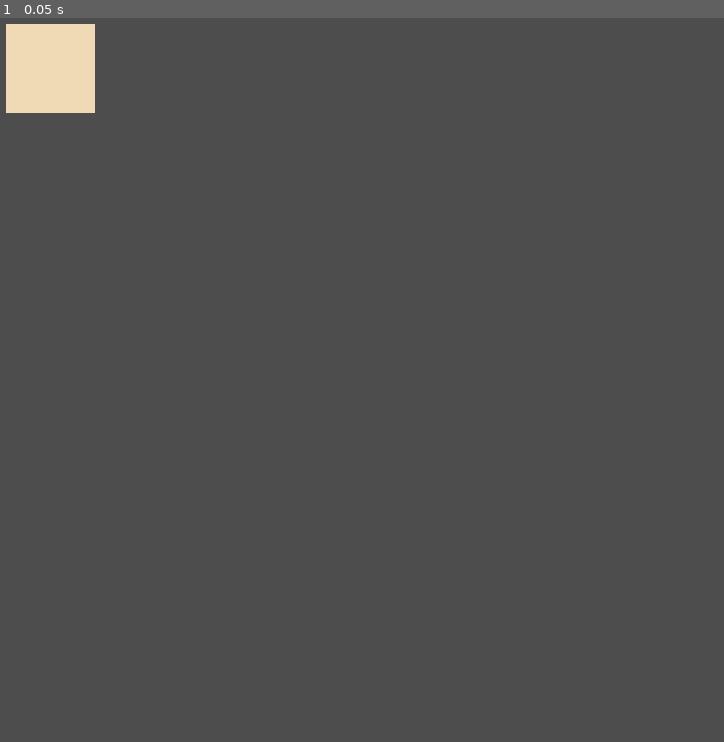
Above: before the commit, frame 1.
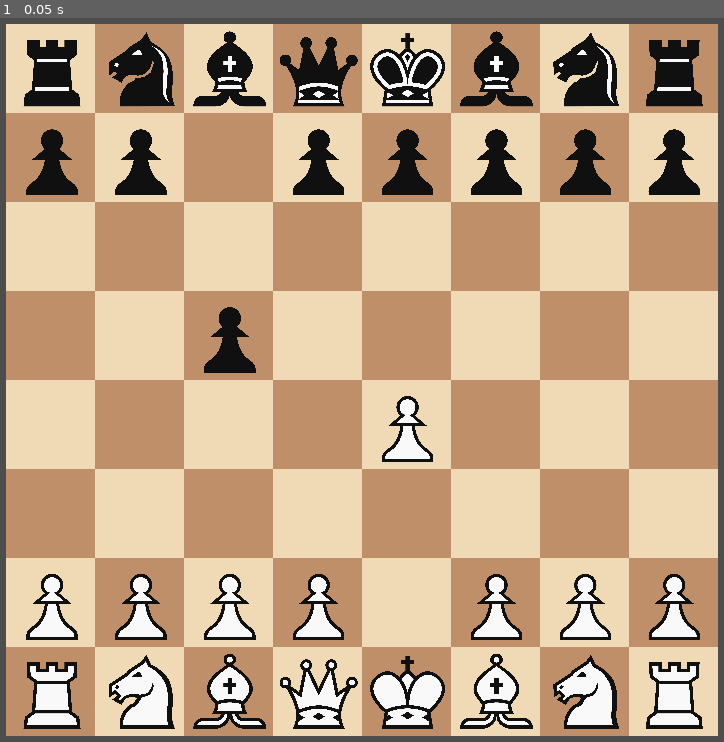
Above: after the commit, the same moment.

Repository: imaducklol/chess
Game: Godot game, scene res://main.tscn
Same seed, same stepped clock (60 frames per second), same inputs: the game is played once before the commit and once after it.
Inputs:
- Up to frame 1 (0.05 s): no input

The runs differ from the first frame. In frame 1, 96% of the frame differs, in the area x 0-100%, y 0-100%.
Error before the commit: Parse Error: Not all code paths return a value. (res://scripts/board.gd:89)

Commit message:
Display changes

Diff:
--- a/scripts/board.gd
+++ b/scripts/board.gd
@@ -14,96 +14,98 @@
 
 	board_helper.initialize_board(board)
 	board_helper.load_from_fen(board, "rnbqkbnr/pppppppp/8/8/8/8/PPPPPPPP/RNBQKBNR w KQkq - 0 1", board_updated)
+	board_helper.load_from_fen(board, "rnbqkbnr/pp1ppppp/8/2p5/4P3/8/PPPP1PPP/RNBQKBNR w KQkq c6 0 2", board_updated)
 
 
-func get_moves(position: int) -> Array[int]:
-	var piece := board[position]
+func get_moves(pos: int) -> Array[int]:
+	var piece := board[pos]
 
 	match piece.type:
 		Piece.Type.PAWN:
-			return pawn_moves(piece, position)
+			return pawn_moves(piece, pos)
 		Piece.Type.KING:
-			return king_moves(piece, position)
+			return king_moves(piece, pos)
 		Piece.Type.QUEEN:
-			return queen_moves(piece, position)
+			return queen_moves(piece, pos)
 		Piece.Type.BISHOP:
-			return bishop_moves(piece, position)
+			return bishop_moves(piece, pos)
 		Piece.Type.KNIGHT:
-			return knight_moves(piece, position)
+			return knight_moves(piece, pos)
 		Piece.Type.ROOK:
-			return rook_moves(piece, position)
+			return rook_moves(piece, pos)
 	return []
 
 func valid_position(pos: int) -> bool:
 	return 0 <= pos and pos <= 63
 
-func pawn_moves(piece: Piece, position: int) -> Array[int]:
+func pawn_moves(piece: Piece, pos: int) -> Array[int]:
 	var moves: Array[int]
 	if piece.team == Piece.Team.WHITE:
 		# Check for attackable squares
-		if piece.is_enemy_of(board[position + 7]): moves.append(position + 7)
-		if piece.is_enemy_of(board[position + 9]): moves.append(position + 9)
+		if piece.is_enemy_of(board[pos + 7]): moves.append(pos + 7)
+		if piece.is_enemy_of(board[pos + 9]): moves.append(pos + 9)
 		# Forwards!
-		if board[position + 8].is_none(): moves.append(position + 8)
+		if board[pos + 8].is_none(): moves.append(pos + 8)
 		# Double!
-		if board[position + 16].is_none() and not piece.has_moved: moves.append(position + 16)
+		if board[pos + 16].is_none() and not piece.has_moved: moves.append(pos + 16)
 	else:
 		# Check for attackable squares
-		if piece.is_enemy_of(board[position - 7]): moves.append(position - 7)
-		if piece.is_enemy_of(board[position - 9]): moves.append(position - 9)
+		if piece.is_enemy_of(board[pos - 7]): moves.append(pos - 7)
+		if piece.is_enemy_of(board[pos - 9]): moves.append(pos - 9)
 		# Forwards!
-		if board[position - 8].is_none(): moves.append(position - 8)
+		if board[pos - 8].is_none(): moves.append(pos - 8)
 		# Double!
-		if board[position - 16].is_none() and not piece.has_moved: moves.append(position - 16)
+		if board[pos - 16].is_none() and not piece.has_moved: moves.append(pos - 16)
 	# En Passant - Holy Hell
-	if piece.is_enemy_of(board[position + 1]) and board[position + 1].just_double_moved: moves.append(position + 1)
-	if piece.is_enemy_of(board[position - 1]) and board[position - 1].just_double_moved: moves.append(position - 1)
+	if piece.is_enemy_of(board[pos + 1]) and board[pos + 1].just_double_moved: moves.append(pos + 1)
+	if piece.is_enemy_of(board[pos - 1]) and board[pos - 1].just_double_moved: moves.append(pos - 1)
 	return moves
 
-func king_moves(piece: Piece, position: int) -> Array[int]:
+func king_moves(piece: Piece, pos: int) -> Array[int]:
 	var moves: Array[int]
 	# Unit circle
-	if not piece.is_ally_of(board[position + 7]): moves.append(position + 7)
-	if not piece.is_ally_of(board[position + 8]): moves.append(position + 8)
-	if not piece.is_ally_of(board[position + 9]): moves.append(position + 9)
-	if not piece.is_ally_of(board[position - 1]): moves.append(position - 1)
-	if not piece.is_ally_of(board[position + 1]): moves.append(position + 1)
-	if not piece.is_ally_of(board[position - 7]): moves.append(position - 7)
-	if not piece.is_ally_of(board[position - 8]): moves.append(position - 8)
-	if not piece.is_ally_of(board[position - 9]): moves.append(position - 9)
+	if not piece.is_ally_of(board[pos + 7]): moves.append(pos + 7)
+	if not piece.is_ally_of(board[pos + 8]): moves.append(pos + 8)
+	if not piece.is_ally_of(board[pos + 9]): moves.append(pos + 9)
+	if not piece.is_ally_of(board[pos - 1]): moves.append(pos - 1)
+	if not piece.is_ally_of(board[pos + 1]): moves.append(pos + 1)
+	if not piece.is_ally_of(board[pos - 7]): moves.append(pos - 7)
+	if not piece.is_ally_of(board[pos - 8]): moves.append(pos - 8)
+	if not piece.is_ally_of(board[pos - 9]): moves.append(pos - 9)
 	# Castling?!
 	if piece.has_moved: return moves
-	if not board[position - 2].has_moved and board[position - 2].type == Piece.Type.ROOK:
-		moves.append(position - 2)
-	if not board[position + 2].has_moved and board[position + 2].type == Piece.Type.ROOK:
-		moves.append(position + 2)
+	if not board[pos - 2].has_moved and board[pos - 2].type == Piece.Type.ROOK:
+		moves.append(pos - 2)
+	if not board[pos + 2].has_moved and board[pos + 2].type == Piece.Type.ROOK:
+		moves.append(pos + 2)
 	return moves
 
-func straight_moves(piece: Piece, position: int) -> Array[int]:
+func straight_moves(piece: Piece, pos: int) -> Array[int]:
 	var moves: Array[int]
 	for i in range(-7, 8):
-		if valid_position(position + 8*i) and not piece.is_ally_of(board[position + 8*i]): moves.append(position + 8*i)
-		if valid_position(position + i) and not piece.is_ally_of(board[position + i]):     moves.append(position + i)
+		if valid_position(pos + 8*i) and not piece.is_ally_of(board[pos + 8*i]): moves.append(pos + 8*i)
+		if valid_position(pos + i) and not piece.is_ally_of(board[pos + i]):     moves.append(pos + i)
 	return moves
 
-func diagonal_moves(piece: Piece, position: int) -> Array[int]:
-	pass
+func diagonal_moves(piece: Piece, pos: int) -> Array[int]:
+	var moves: Array[int]
+	return moves
 
-func queen_moves(piece: Piece, position: int) -> Array[int]:
+func queen_moves(piece: Piece, pos: int) -> Array[int]:
 	var moves: Array[int]
 	return moves
 
 
-func bishop_moves(piece: Piece, position: int) -> Array[int]:
+func bishop_moves(piece: Piece, pos: int) -> Array[int]:
 	var moves: Array[int]
 	return moves
 
 
-func knight_moves(piece: Piece, position: int) -> Array[int]:
+func knight_moves(piece: Piece, pos: int) -> Array[int]:
 	var moves: Array[int]
 	return moves
 
 
-func rook_moves(piece: Piece, position: int) -> Array[int]:
+func rook_moves(piece: Piece, pos: int) -> Array[int]:
 	var moves: Array[int]
 	return moves
--- a/scripts/board_display.gd
+++ b/scripts/board_display.gd
@@ -69,10 +69,12 @@
 			tile.color = light_tile if (i + j) % 2 == 0 else dark_tile
 
 			var button: TextureButton = display_board[i*8 + j]
+			button.scale = (Vector2(1/button_scale, 1/button_scale))
 			button.set_position(Vector2(rotated_i*board_scale, rotated_j*board_scale) + board_position)
 
 			var piece := GlobalBoard.board[i*8 + j]
 			var file_string: String = ""
+			var icon: Texture2D
 			match piece.team:
 				Piece.Team.WHITE:
 					file_string += "w"
@@ -92,7 +94,8 @@
 				Piece.Type.ROOK:
 					file_string += "R"
 				_:
-					file_string = "broken.png"
-			var icon: Texture2D = load(image_directory+file_string+".svg")
+					icon = null
+					button.texture_normal = icon
+					continue
+			icon = load(image_directory+file_string+".svg")
 			button.texture_normal = icon
-			button.scale = (Vector2(1/button_scale, 1/button_scale))
